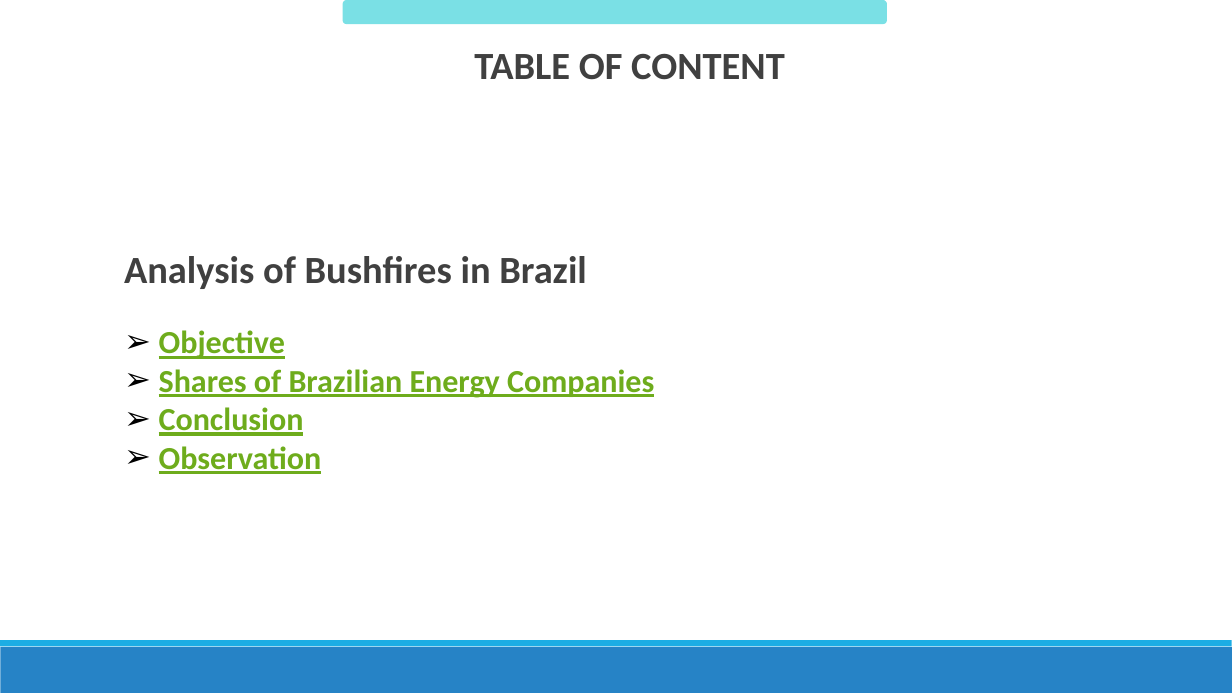
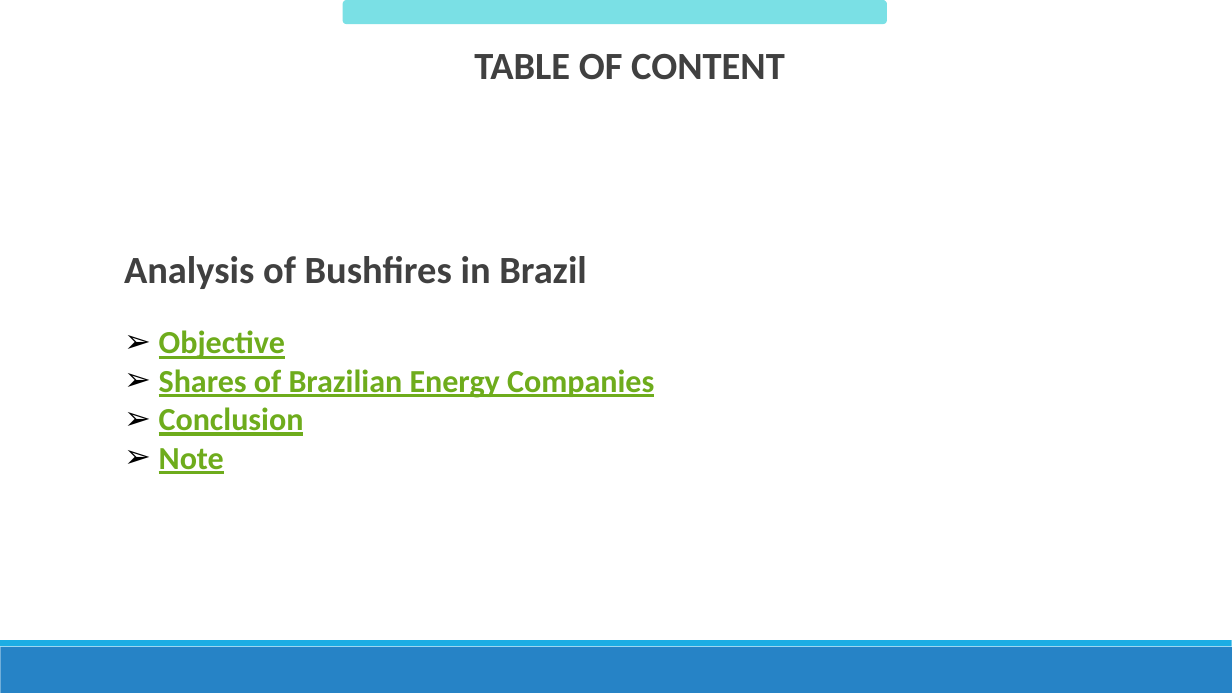
Before and after one commit to RiquelmoFerreira/DataAnalysisEnergy_Companies_Projects, a slide deck: slide 9 of Apresentacao-Presentation.pptx. Drawn at 1232x693 pixels with LibreOffice and Linux fonts; fonts in the diff are those of the drawing. Boxes give left, top, right and bottom in pixels: in the first picture for what was removed or moved away, otherwise in the second. Text is boxed around its words. In the diff, an @@ line names an element or a change of style, - is before the commit and + after.

```diff
--- a/Apresentacao-Presentation.pptx
+++ b/Apresentacao-Presentation.pptx
@@ text at (159,448,224,474): text changed @@
-➢ Observation
+➢ Note
```
Also in this commit, not shown: 1 other slide changed.
